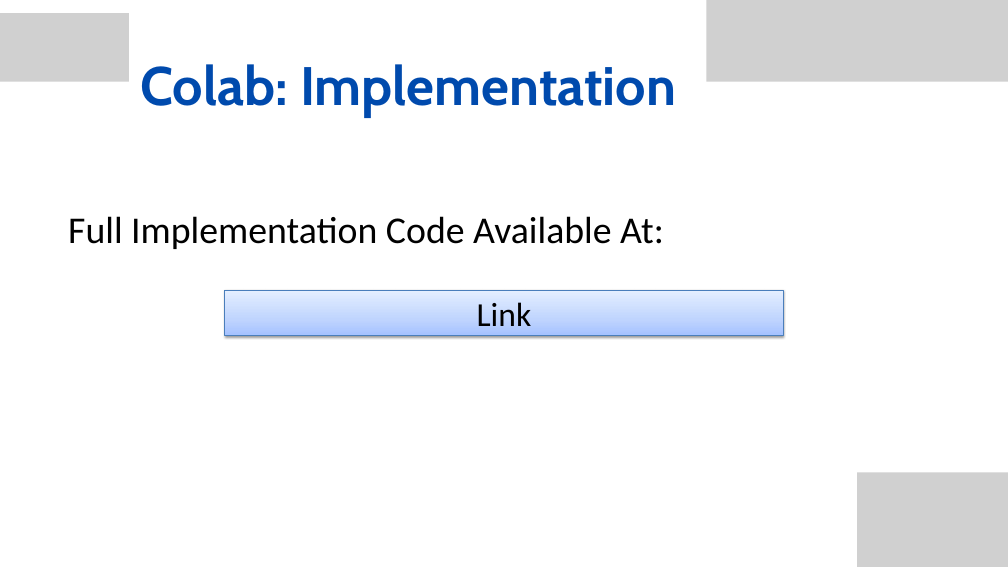
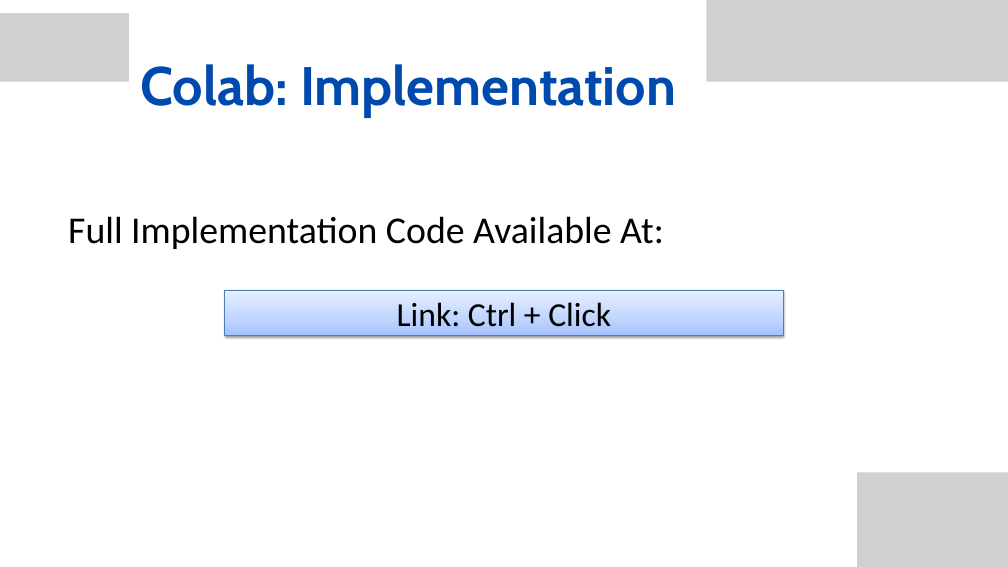
Before and after one commit to Subrahmanya-H/Water-For-Sustainability-and-Stocks, a slide deck: slide 17 of Sustainable living refers to a lifestyle that minimizes the use of natural resources and personal resources. (2).pptx. Drawn at 1008x567 pixels with LibreOffice and Linux fonts; fonts in the diff are those of the drawing; grey boxes stand for pictures. Boxes give left, top, right and bottom in pixels: in the first picture for what was removed or moved away, otherwise in the second. Text is boxed around its words. In the diff, an @@ line names an element or a change of style, - is before the commit and + after.

```diff
--- a/Sustainable living refers to a lifestyle that minimizes the use of natural resources and personal resources. (2).pptx
+++ b/Sustainable living refers to a lifestyle that minimizes the use of natural resources and personal resources. (2).pptx
@@ text in rectangle at bbox=[397, 302, 611, 327]: text changed @@
-Link
+Link: Ctrl + Click
```
Also in this commit, not shown: 1 other slide changed, 1 slide added, 1 other file.
